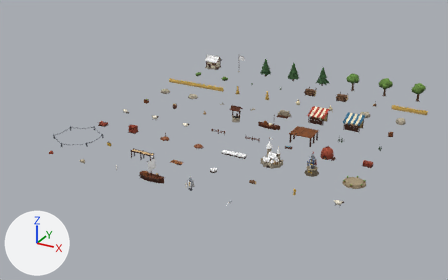
Two versions of the glTF model public/art/models/village_kit.glb, one commit apart.
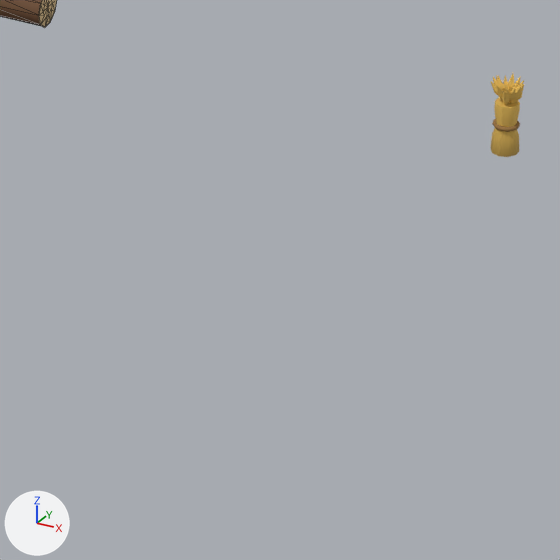
The first picture shows the older version from a 50 mm lens placed at (16.57, -28.9, 10.21), pointed at (4.94, -7.75, -0.37). The close-ups show the older and then the newer version on the part from 56% to 67% of the width and 65% to 82% of the height of that picture. Only the edits that show in the close-ups are written down. Every picture has the same lights, and +X, +Y and +Z are marked at lower left. The close-ups show mesh edges as thin lines.

In view in the first close-up: 'goods_0', 'goods_1'.
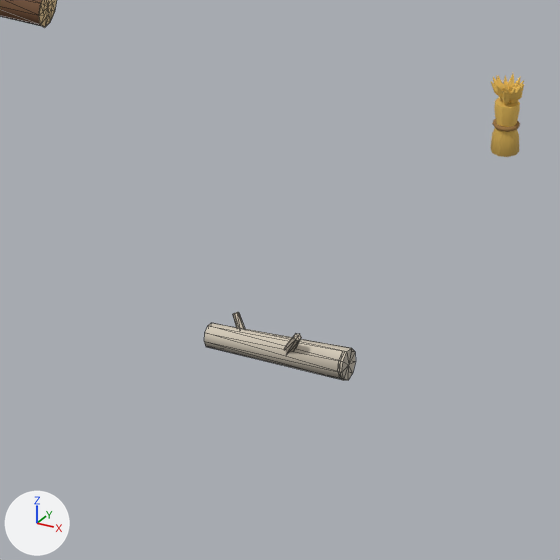
Pixel boxes (x1, y1, x2, y2) of what changed, in the close-ups (560 x 560 px):
'shore_0', added
    after: (204, 312, 356, 380)

Diff of the bpy script that builds the scene:
```diff
--- a/public/art/models/village_kit.glb.py
+++ b/public/art/models/village_kit.glb.py
@@ me_shore_0_mesh @@
+me_shore_0_mesh.from_pydata(...)  # 68 vertices, 120 faces; spans x -0.212..0.212, y -0.062..0.055, z -0.018..0.123
+me_shore_0_mesh.materials.append(mat_m_paint)
@@ ob_shore_0 @@
+ob_shore_0 = bpy.data.objects.new('shore_0', me_shore_0_mesh)
+ob_shore_0.location = (9.6, -12.8, 0.0)
```
